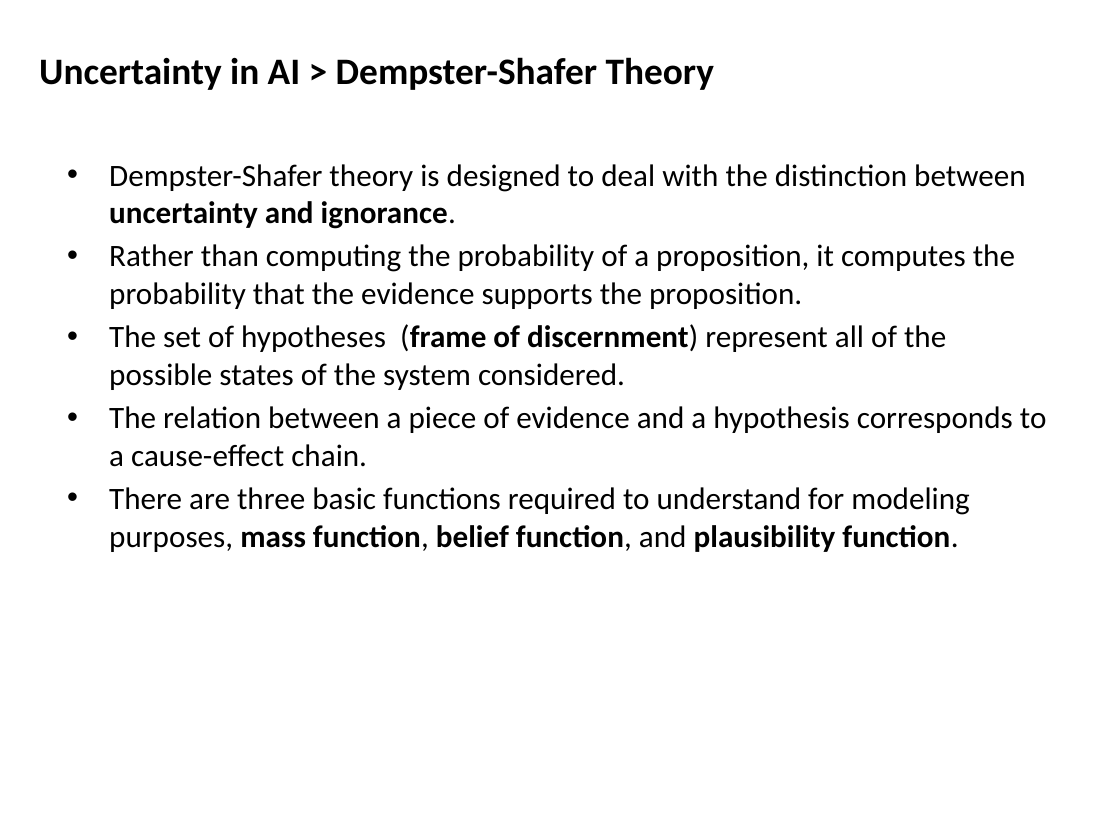
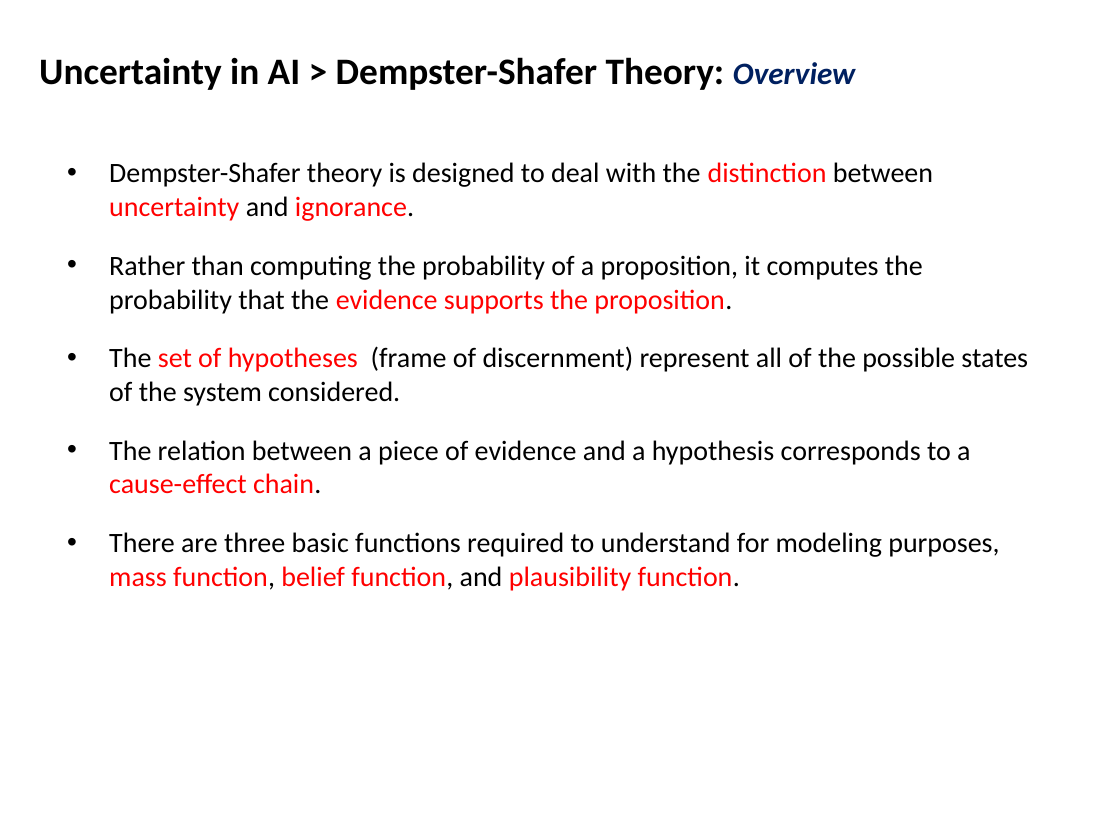
Before and after one commit to mshayganfar/CompExam1, a slide deck: slide 30 of presentation/PhD-comprehensive-exam-2.pptx (slide 31 before the commit). Drawn at 1120x840 pixels with LibreOffice and Linux fonts; fonts in the diff are those of the drawing. Boxes give left, top, right and bottom in pixels: in the first picture for what was removed or moved away, otherwise in the second. Text is boxed around its words. In the diff, an @@ line names an element or a change of style, - is before the commit and + after.

```diff
--- a/presentation/PhD-comprehensive-exam-2.pptx
+++ b/presentation/PhD-comprehensive-exam-2.pptx
@@ text at [39, 57, 855, 90]: text changed @@
-Uncertainty in AI > Dempster-Shafer Theory
+Uncertainty in AI > Dempster-Shafer Theory: Overview
@@ text "Dempster-Shafer theory is designed to ..." at [109, 162, 1028, 591]: size 20 to 18 pt; text colour #000000 to #FF0000 in "distinction uncertainty ignorance.", "evidence supports the proposition.", "set of hypotheses", "cause-effect chain." and 1 more places; bold off in "uncertainty and ignorance.", "(frame of discernment)", "mass function, belief function, plausibility function." @@
```
Also in this commit, not shown: 27 other slides changed, 1 slide removed.
